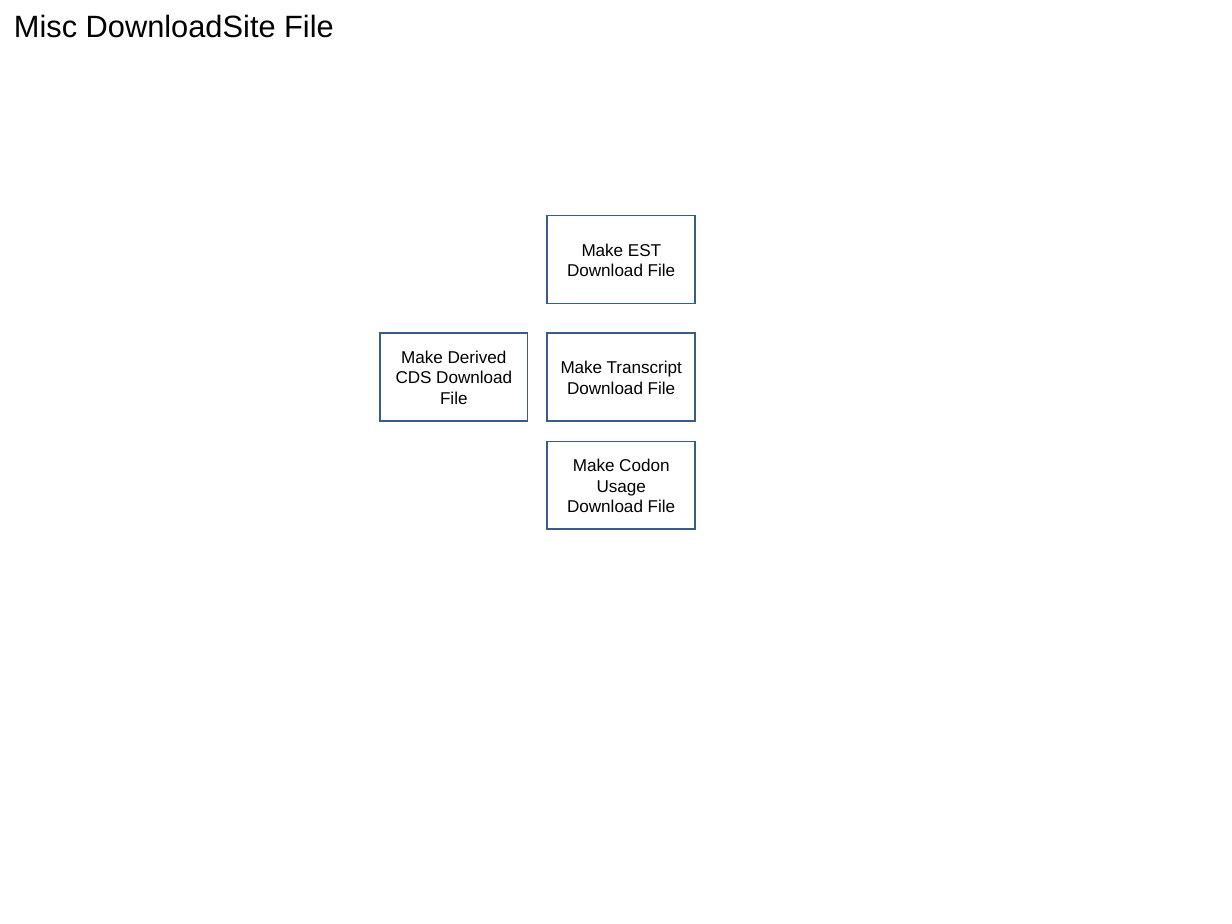
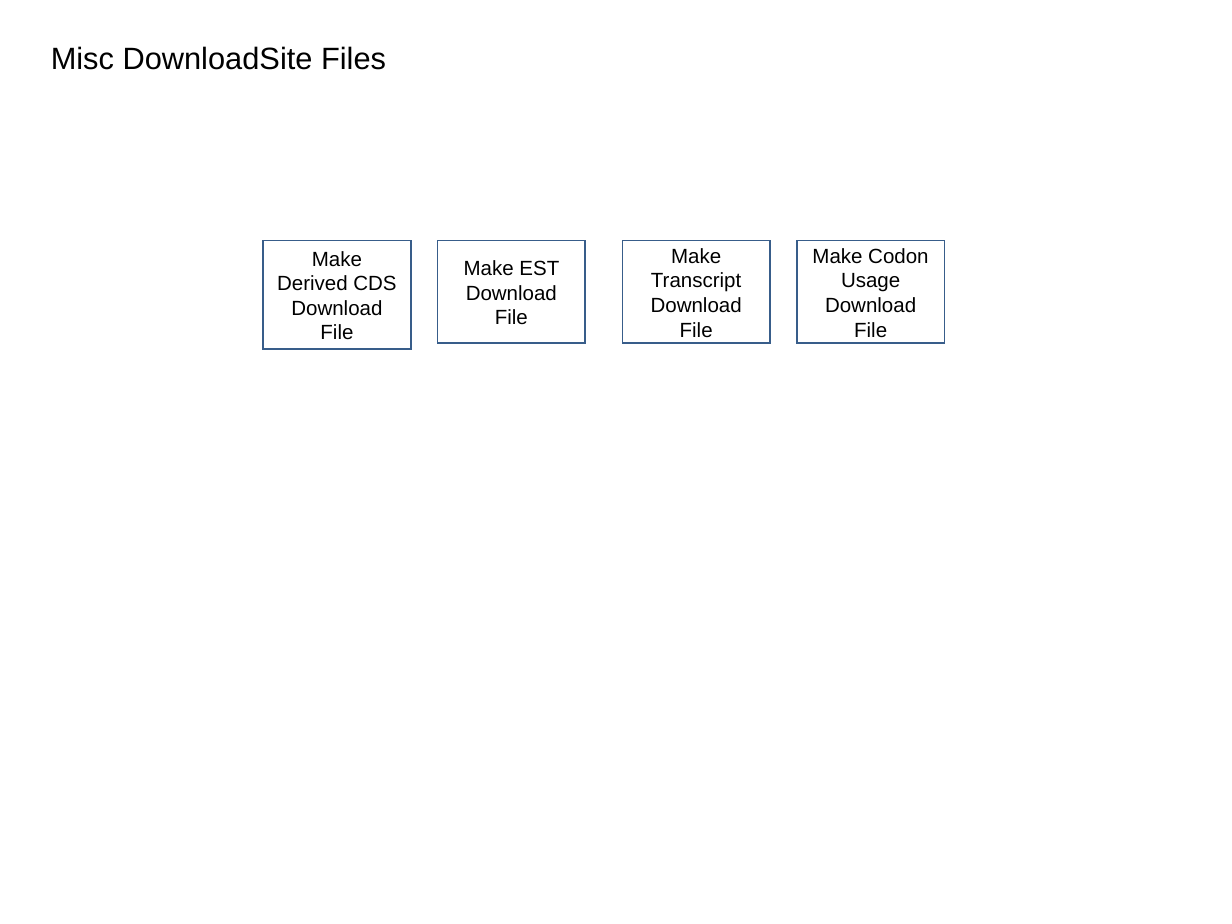
Before and after one commit to VEuPathDB/ApiCommonData, a slide deck: slide 7 of Load/doc/workflow/AnalysisWorkflow_wei.ppt. Drawn at 1232x924 pixels with LibreOffice and Linux fonts; fonts in the diff are those of the drawing. Boxes give left, top, right and bottom in pixels: in the first picture for what was removed or moved away, otherwise in the second. Text is boxed around its words. In the diff, an @@ line names an element or a change of style, - is before the commit and + after.

```diff
--- a/Load/doc/workflow/AnalysisWorkflow_wei.ppt
+++ b/Load/doc/workflow/AnalysisWorkflow_wei.ppt
@@ text at [51, 46, 386, 70]: text changed @@
-Misc DownloadSite File
+Misc DownloadSite Files
@@ rectangle "Make Derived CDS Download File": place and size @@
-rectangle "Make Derived CDS Download File" at [379, 333, 527, 420]
+rectangle "Make Derived CDS Download File" at [264, 240, 411, 349]
@@ rectangle "Make EST Download File": place and size @@
-rectangle "Make EST Download File" at [547, 216, 695, 303]
+rectangle "Make EST Download File" at [437, 240, 585, 342]
@@ rectangle "Make Transcript Download File": place and size @@
-rectangle "Make Transcript Download File" at [547, 333, 695, 420]
+rectangle "Make Transcript Download File" at [622, 240, 770, 342]
@@ size 10 to 12 pt in 4 elements at [437, 240, 585, 342], [622, 240, 770, 342], [264, 240, 411, 349], [797, 240, 945, 342] @@
@@ rectangle "Make Codon Usage Download File": place and size @@
-rectangle "Make Codon Usage Download File" at [547, 441, 695, 529]
+rectangle "Make Codon Usage Download File" at [797, 240, 945, 342]
```
Also in this commit, not shown: 18 other slides changed.
